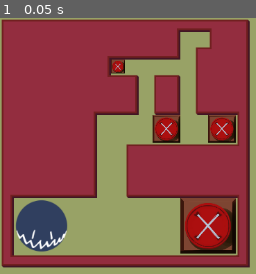
Above: before the commit, frame 1.
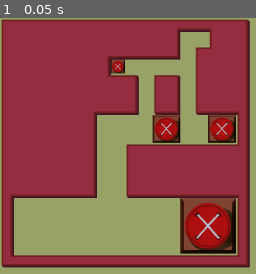
Above: after the commit, the same moment.

Repository: hulien22/gmtk2024
Game: Godot game, scene res://scenes/main.tscn
Two runs of this game, one before a commit and one after it. Both use one fixed random seed, a clock stepped at 60 frames per second and the inputs below.
Inputs:
- Up to frame 1 (0.05 s): no input

The runs differ from the first frame. In frame 1, 3.2% of the frame differs, in the area x 6-27%, y 71-92%.

Commit message:
progress

Diff:
--- /dev/null
+++ b/scenes/render/rendered_button.tscn
@@ -0,0 +1,7 @@
+[gd_scene load_steps=3 format=3 uid="uid://blijeb150f3pk"]
+
+[ext_resource type="PackedScene" uid="uid://devynwi66p18n" path="res://scenes/rendered_obj.tscn" id="1_gojfj"]
+[ext_resource type="Script" path="res://scripts/render/rendered_button2.gd" id="2_ly2yc"]
+
+[node name="RenderedButton" instance=ExtResource("1_gojfj")]
+script = ExtResource("2_ly2yc")
--- a/scenes/rendered_level.tscn
+++ b/scenes/rendered_level.tscn
@@ -1,10 +1,11 @@
-[gd_scene load_steps=11 format=3 uid="uid://dhxqm08k81422"]
+[gd_scene load_steps=12 format=3 uid="uid://dhxqm08k81422"]
 
 [ext_resource type="Script" path="res://scripts/render/rendered_level.gd" id="1_ms517"]
-[ext_resource type="PackedScene" uid="uid://bajdasdx1lxlc" path="res://scenes/rendered_button.tscn" id="2_qskbo"]
+[ext_resource type="PackedScene" uid="uid://blijeb150f3pk" path="res://scenes/render/rendered_button.tscn" id="2_bex8r"]
+[ext_resource type="PackedScene" uid="uid://devynwi66p18n" path="res://scenes/rendered_obj.tscn" id="3_6lpuy"]
 [ext_resource type="Script" path="res://scripts/render/background_layer.gd" id="3_avu2h"]
 [ext_resource type="Texture2D" uid="uid://bpksmmbf3k8pl" path="res://art/Tile_Map.png" id="3_dter0"]
-[ext_resource type="PackedScene" path="res://scenes/rendered_player.tscn" id="4_fiw6g"]
+[ext_resource type="PackedScene" uid="uid://dhnmos0i67m3y" path="res://scenes/rendered_player.tscn" id="4_fiw6g"]
 [ext_resource type="Texture2D" uid="uid://cppm4l23knvw4" path="res://art/BIG_blue_Placeholder.png" id="5_txbhw"]
 [ext_resource type="Texture2D" uid="uid://dbs4tv6kf4ghc" path="res://art/MEDIUM_Orange_Placeholder.png" id="6_glsrf"]
 [ext_resource type="Texture2D" uid="uid://k048mq4hwthl" path="res://art/SMALL_Yellow_Placeholder.png" id="7_bn66q"]
@@ -444,7 +445,8 @@
 script = ExtResource("1_ms517")
 border_size = 1
 tile_size = 200
-button_scn = ExtResource("2_qskbo")
+button_scn = ExtResource("2_bex8r")
+temp_scn = ExtResource("3_6lpuy")
 
 [node name="BackgroundLayer" type="TileMapLayer" parent="."]
 tile_set = SubResource("TileSet_y666c")
@@ -462,13 +464,16 @@
 [node name="Buttons" type="Node2D" parent="GridOffset"]
 
 [node name="PB" parent="GridOffset" instance=ExtResource("4_fiw6g")]
+visible = false
 scale = Vector2(0.04, 0.04)
 texture = ExtResource("5_txbhw")
 
 [node name="PM" parent="GridOffset" instance=ExtResource("4_fiw6g")]
+visible = false
 scale = Vector2(0.04, 0.04)
 texture = ExtResource("6_glsrf")
 
 [node name="PS" parent="GridOffset" instance=ExtResource("4_fiw6g")]
+visible = false
 scale = Vector2(0.04, 0.04)
 texture = ExtResource("7_bn66q")
--- /dev/null
+++ b/scenes/rendered_obj.tscn
@@ -0,0 +1,23 @@
+[gd_scene load_steps=4 format=3 uid="uid://devynwi66p18n"]
+
+[ext_resource type="Script" path="res://scripts/render/rendered_obj.gd" id="1_vrcyy"]
+[ext_resource type="Texture2D" uid="uid://b5lmy46q2hsor" path="res://art/big_player.jpg" id="2_rns8l"]
+
+[sub_resource type="SpriteFrames" id="SpriteFrames_fkebg"]
+
+[node name="RenderedObj" type="Node2D"]
+script = ExtResource("1_vrcyy")
+
+[node name="SpriteHolder" type="Node2D" parent="."]
+unique_name_in_owner = true
+
+[node name="Sprite" type="Sprite2D" parent="SpriteHolder"]
+unique_name_in_owner = true
+texture = ExtResource("2_rns8l")
+centered = false
+
+[node name="AnimatedSprite2D" type="AnimatedSprite2D" parent="SpriteHolder"]
+unique_name_in_owner = true
+visible = false
+sprite_frames = SubResource("SpriteFrames_fkebg")
+frame_progress = 0.554969
--- /dev/null
+++ b/scripts/render/rendered_button2.gd
@@ -0,0 +1,14 @@
+extends RenderedObj
+class_name RenderedButton
+
+func init(obj: TileObj):
+	super.init(obj)
+	%SpriteHolder.position = obj.posn
+	match obj.size:
+		TileObj.TileSize.BIG:
+			%SpriteHolder.scale = Vector2(0.02, 0.02)
+		TileObj.TileSize.MEDIUM:
+			%SpriteHolder.scale = Vector2(0.01, 0.01)
+		TileObj.TileSize.SMALL:
+			%SpriteHolder.scale = Vector2(0.005, 0.005)
+	%Sprite.texture = ArtManager.get_button(!obj.activated, color)
--- a/scripts/render/rendered_level.gd
+++ b/scripts/render/rendered_level.gd
@@ -7,7 +7,9 @@
 @export var button_scn: PackedScene
 @export var switch_scn: PackedScene
 
+@export var temp_scn: PackedScene
 
+var objects: Array[RenderedObj] = []
 
 # Called when the node enters the scene tree for the first time.
 func _ready() -> void:
@@ -17,13 +19,16 @@
 	$BackgroundLayer.init(data, border_size)
 	$GridOffset.position = Vector2i(border_size*tile_size, border_size*tile_size)
 	$GridOffset.scale = Vector2i(tile_size, tile_size)
-	$GridOffset/PB.init(data, TileObj.TileSize.BIG)
-	$GridOffset/PM.init(data, TileObj.TileSize.MEDIUM)
-	$GridOffset/PS.init(data, TileObj.TileSize.SMALL)
+	#$GridOffset/PB.init(data, TileObj.TileSize.BIG)
+	#$GridOffset/PM.init(data, TileObj.TileSize.MEDIUM)
+	#$GridOffset/PS.init(data, TileObj.TileSize.SMALL)
+
+	objects.clear()
 	for obj in data.CurrentState().bg_objects:
 		if obj is ButtonObj:
-			var node = button_scn.instantiate()
+			var node = button_scn.instantiate() as RenderedButton
 			node.init(obj)
+			objects.push_back(node)
 			$GridOffset/Buttons.add_child(node)
 		elif obj is SwitchObj:
 			#var node = button_scn.instantiate()
--- /dev/null
+++ b/scripts/render/rendered_obj.gd
@@ -0,0 +1,26 @@
+extends Node2D
+class_name RenderedObj
+
+const base_scale: float = 1
+
+var posn: Vector2i
+var type: TileObj.TileType
+var size: TileObj.TileSize
+var color: Enums.Colors
+var direction: Enums.Direction
+
+func init(obj: TileObj):
+	type = obj.type
+	posn = obj.posn
+	color = obj.color
+	size = obj.size
+	direction = obj.direction
+
+#var frame: int :
+	#set(value):
+		#(%AnimatedSprite2D as AnimatedSprite2D).set_frame(value)
+		#value = frame
+
+#func set_posn(p: Vector2i):
+	#posn = p
+	#%SpriteHolder.position = posn
Not shown: 1 places in scenes/rendered_player.tscn that only renumber resources
